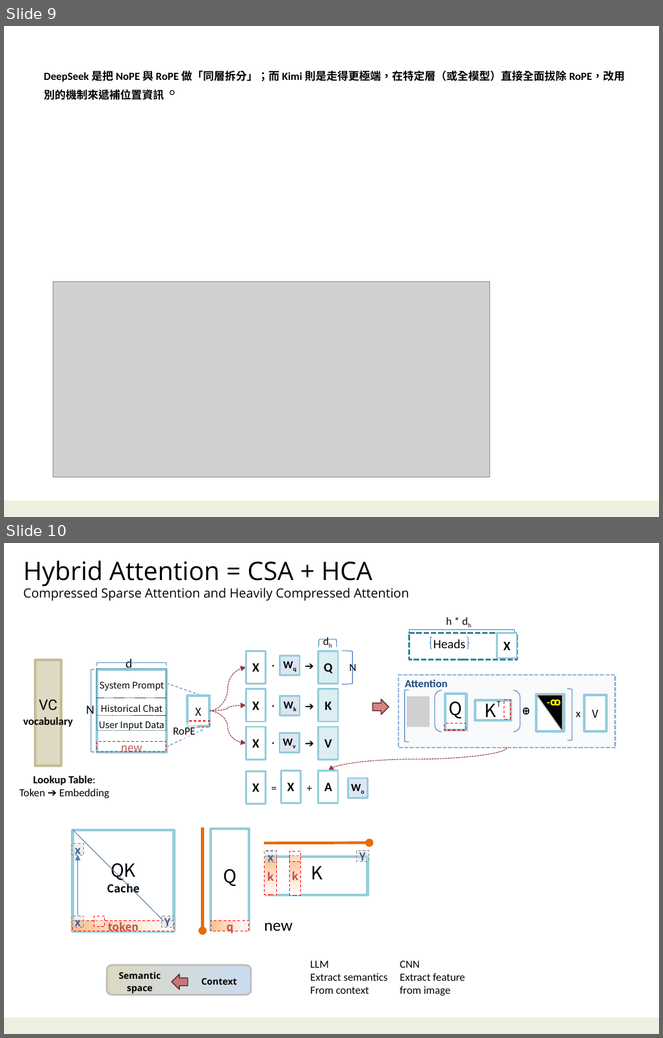
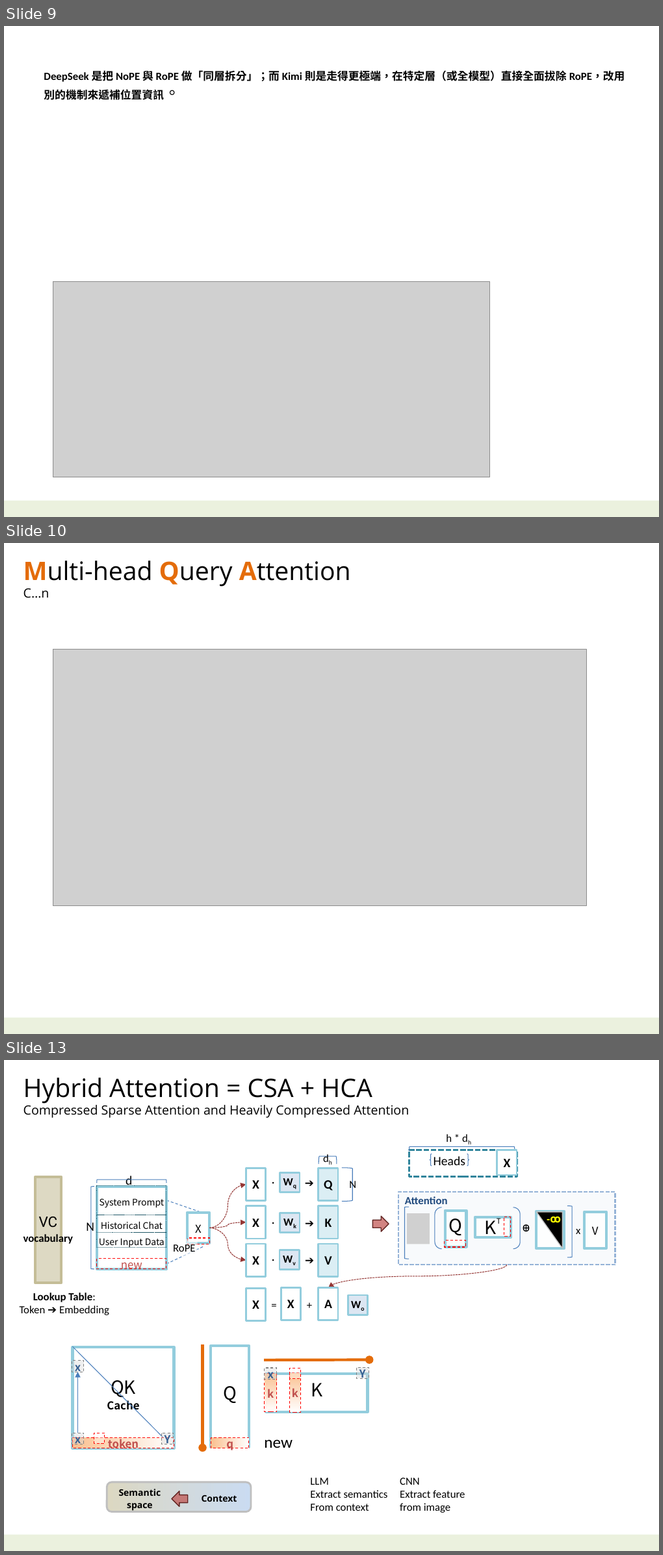
Before and after one commit to navibator/crazy-ai, a slide deck: ai-deepseek.pptx. Shown one above the other, each under a label of ours: slides 9 and 10 before the commit, slides 9, 10 and 13 after it; the slides between them are not shown. The pictures are 663x1038 and 663x1555 pixels, drawn with LibreOffice and Linux fonts; fonts in the diff are those of the drawing; grey boxes stand for pictures. Boxes give left, top, right and bottom in pixels: in the first picture for what was removed or moved away, otherwise in the second. Text is boxed around its words. In the diff, an @@ line names an element or a change of style, - is before the commit and + after.

```diff
--- a/ai-deepseek.pptx
+++ b/ai-deepseek.pptx
@@ slide 10 added at [4,543,659,1034], background #FFFFFF; not listed: 1 template element that a slide beside it also shows @@
@@ text added at [24,561,351,598], 28 pt, text #000000 @@
+Multi-head Query Attention
+C…n
@@ picture added at [53,649,587,906] @@
@@ what was slide 10 is now slide 13 @@
```
Also in this commit, not shown: 1 slide changed, 2 other slides added, 2 other files.
